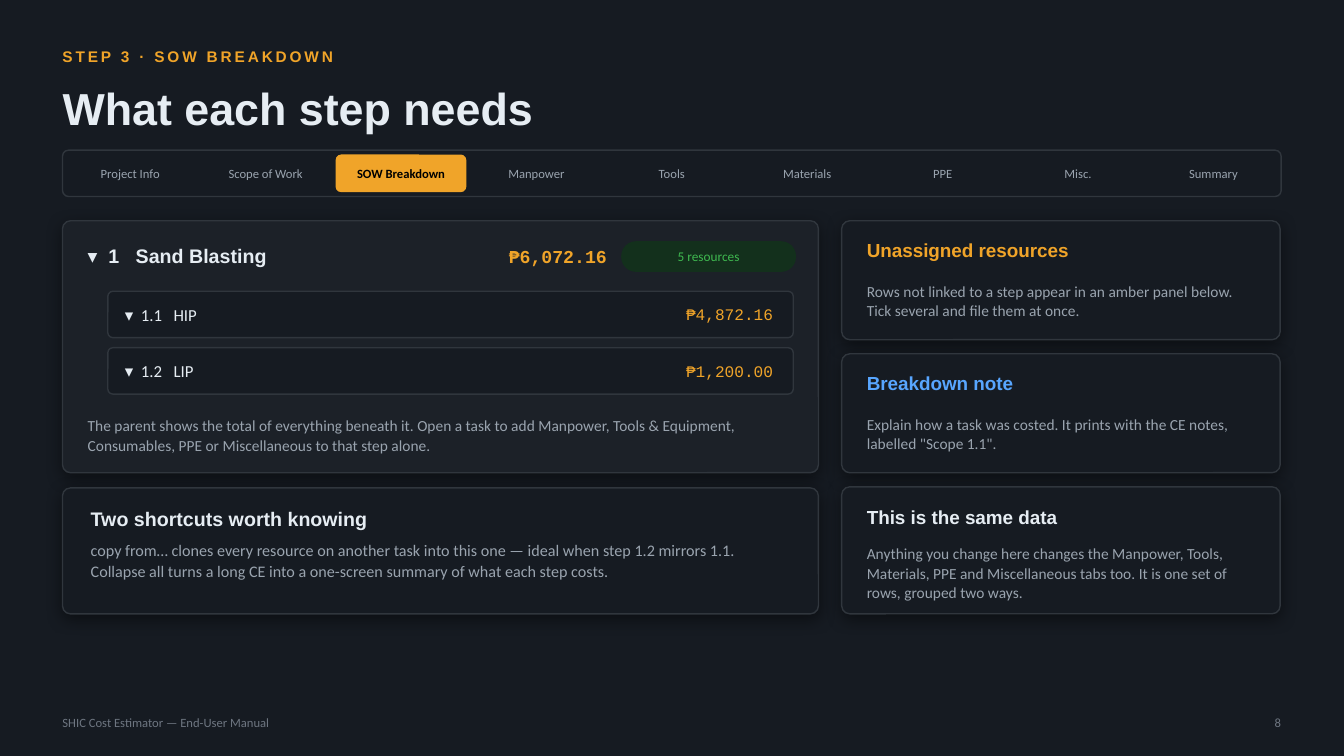
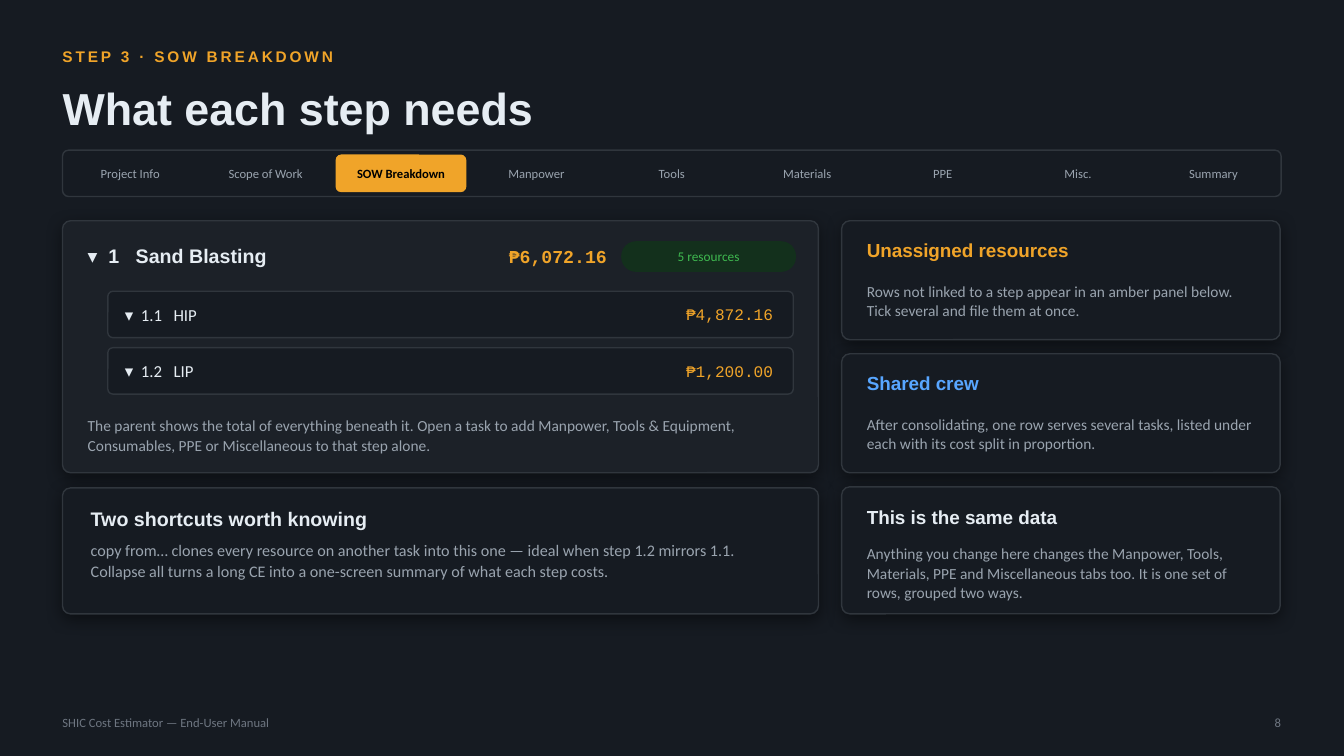
Before and after one commit to SYNERCORE/CostEstimation, a slide deck: slide 8 of docs/SHIC-Cost-Estimator-User-Manual.pptx. Drawn at 1344x756 pixels with LibreOffice and Linux fonts; fonts in the diff are those of the drawing. Boxes give left, top, right and bottom in pixels: in the first picture for what was removed or moved away, otherwise in the second. Text is boxed around its words. In the diff, an @@ line names an element or a change of style, - is before the commit and + after.

```diff
--- a/docs/SHIC-Cost-Estimator-User-Manual.pptx
+++ b/docs/SHIC-Cost-Estimator-User-Manual.pptx
@@ text at [867, 376, 979, 390]: text changed @@
-Breakdown note
+Shared crew
@@ text at [867, 419, 1251, 452]: text changed @@
-Explain how a task was costed. It prints with the CE notes, labelled "Scope 1.1".
+After consolidating, one row serves several tasks, listed under each with its cost split in proportion.
```
Also in this commit, not shown: 14 other slides changed, 1 slide added.
